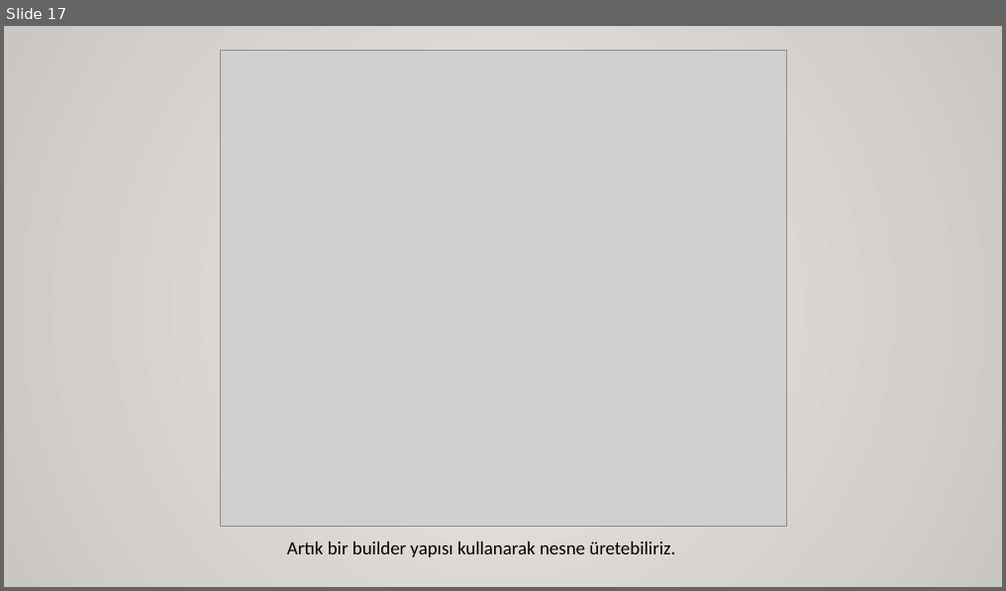
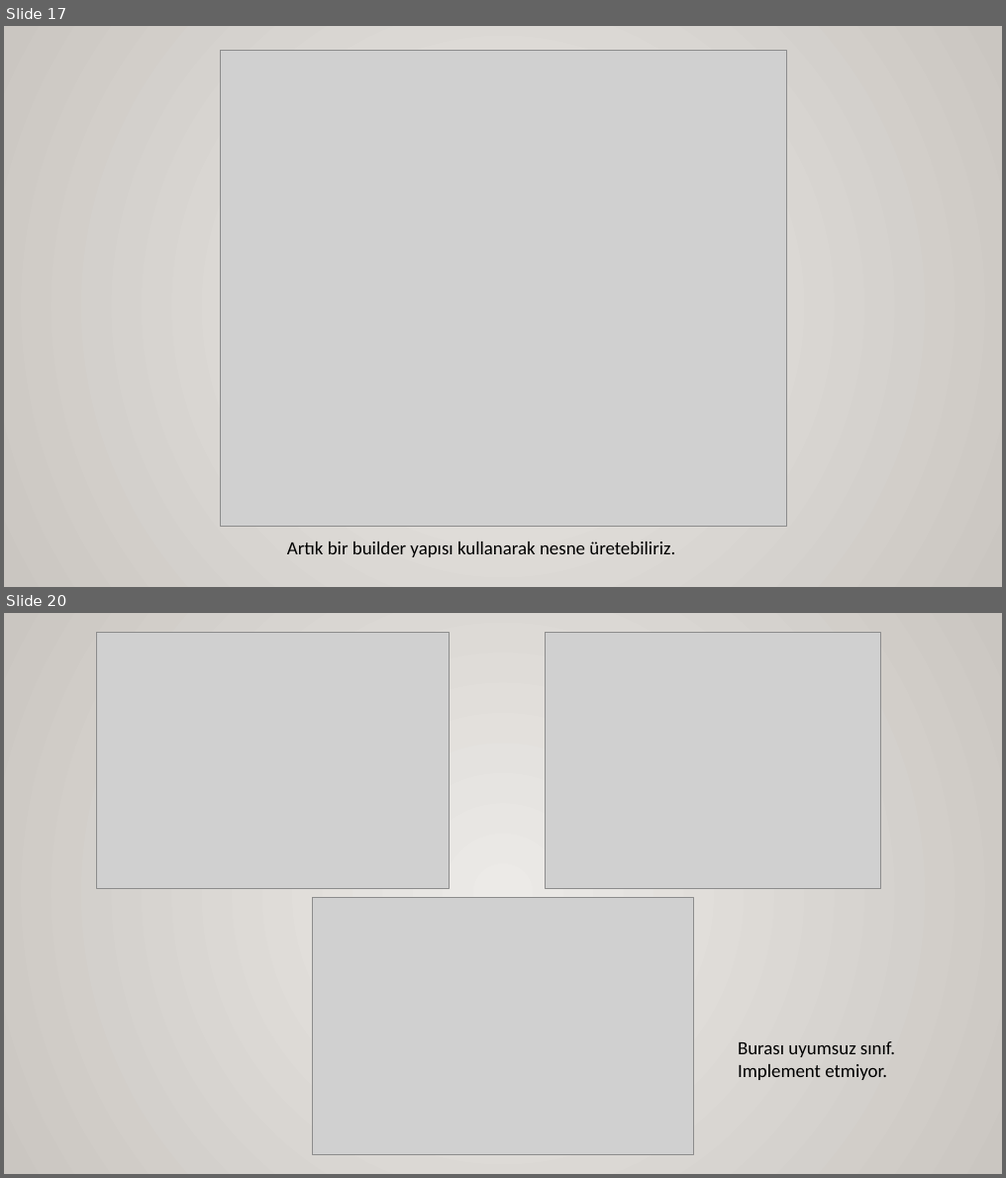
Before and after one commit to sametozalp/staj, a slide deck: design patterns.pptx. Shown one above the other, each under a label of ours: slide 17 before the commit, slides 17 and 20 after it; the slides between them are not shown. The pictures are 1006x591 and 1006x1178 pixels, drawn with LibreOffice and Linux fonts; fonts in the diff are those of the drawing; grey boxes stand for pictures. Boxes give left, top, right and bottom in pixels: in the first picture for what was removed or moved away, otherwise in the second. Text is boxed around its words. In the diff, an @@ line names an element or a change of style, - is before the commit and + after.

```diff
--- a/design patterns.pptx
+++ b/design patterns.pptx
@@ slide 20 added at bbox=[4, 613, 1002, 1174], background gradient #ECEAE7 to #CAC7C1 @@
@@ picture added at bbox=[96, 633, 449, 888] @@
@@ picture added at bbox=[546, 633, 880, 888] @@
@@ picture added at bbox=[313, 897, 693, 1155] @@
@@ text added at bbox=[738, 1042, 895, 1080], 18 pt, text #000000 @@
+Burası uyumsuz sınıf. Implement etmiyor.
```
Also in this commit, not shown: 1 slide changed, 4 other slides added, 1 other file.
